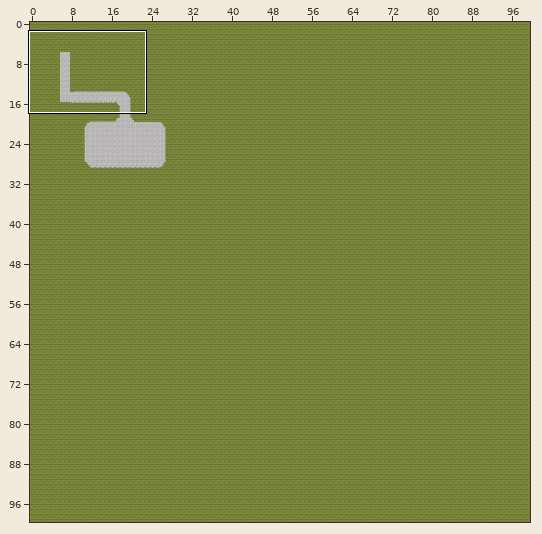
Two versions of a level (Tiled map (JSON), public/tilemaps/maps/magecity.json). Above: a wide view before the commit, with the close-up outlined.
Close-up. The starting point:
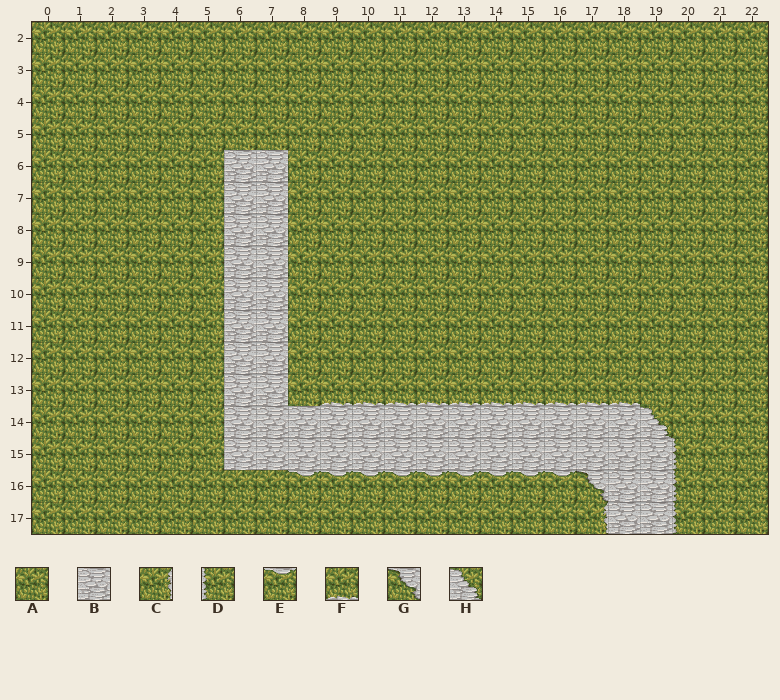
Cells are 32x32 px. Shown: x 0..22, y 2..17.
Key: from "Mage City": A 0, B 1, C 211, D 219, E 227, F 235, G 236, H 239.
_ is an empty cell.
Layer "background" before, first column x 0:
 2 AAAAAAAAAAAAAAAAAAAAAAA
 3 AAAAAAAAAAAAAAAAAAAAAAA
 4 AAAAAAAAAAAAAAAAAAAAAAA
 5 AAAAAAAAAAAAAAAAAAAAAAA
 6 AAAAAABBAAAAAAAAAAAAAAA
 7 AAAAAABBAAAAAAAAAAAAAAA
 8 AAAAAABBAAAAAAAAAAAAAAA
 9 AAAAAABBAAAAAAAAAAAAAAA
10 AAAAAABBAAAAAAAAAAAAAAA
11 AAAAAABBAAAAAAAAAAAAAAA
12 AAAAAABBAAAAAAAAAAAAAAA
13 AAAAAABBAFFFFFFFFFFAAAA
14 AAAAAABBBBBBBBBBBBBHAAA
15 AAAAAABBBBBBBBBBBBBBDAA
16 AAAAAAAAEEEEEEEEEGBBDAA
17 AAAAAAAAAAAAAAAAACBBDAA
Once edited:
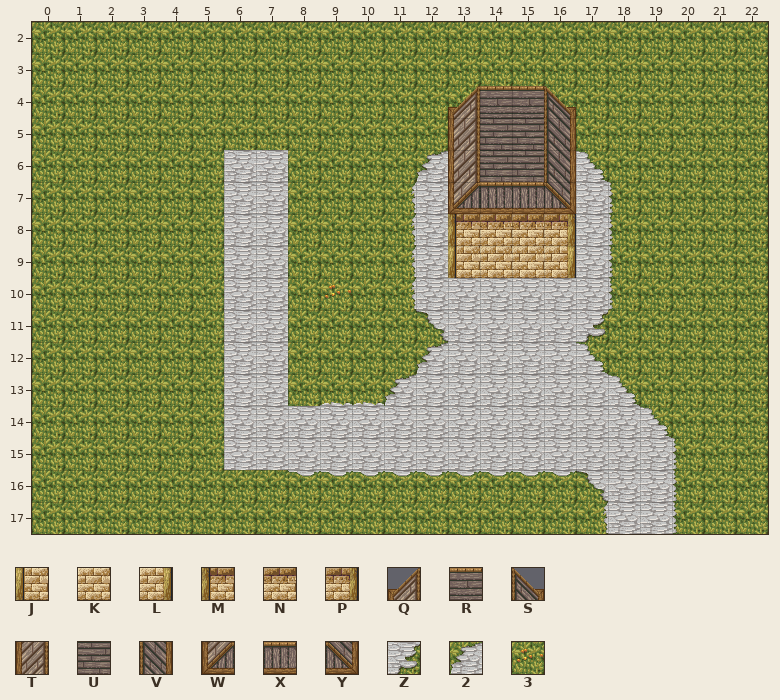
Further tiles: from "Mage City": J 32, K 33, L 34, M 35, N 36, P 37, Q 184, R 185, S 186, T 192, U 193, V 194, W 200, X 201, Y 202, Z 237, 2 238, 3 292.
Tiles of an added or newly shown layer are drawn over the layers below it.
What changed:
Layer "background":
Tile A gives way to one hidden under a higher layer in rows 6 to 9 at x 13 to 16.
The author changed tile A to tile 2 in row 6 at x 12; in row 12 at x 12.
The author changed tile F to tile 2 in row 13 at x 11.
The author changed tile A to tile 3 in row 10 at x 9.
The author changed tile A to tile B in rows 7 to 9 at x 12 and 17; in row 10 at x 12 to 17; in rows 11 to 12 at x 13 to 16.
The author changed tile F to tile B in row 13 at x 12 to 17.
The author changed tile A to tile C in rows 7 to 10 at x 11.
The author changed tile A to tile D in rows 7 to 10 at x 18.
The author changed tile A to tile G in row 11 at x 12.
The author changed tile A to tile H in row 6 at x 17; in row 12 at x 17.
The author changed tile F to tile H in row 13 at x 18.
The author changed tile A to tile Z in row 11 at x 17.
Layer "houses" (now shown):
Tile J now appears in row 9 at x 13.
Tile K now appears in row 9 at x 14 to 15.
Tile L now appears in row 9 at x 16.
Tile M now appears in row 8 at x 13.
Tile N now appears in row 8 at x 14 to 15.
Tile P now appears in row 8 at x 16.
Tile Q now appears in row 4 at x 13.
Tile R now appears in row 4 at x 14 to 15.
Tile S now appears in row 4 at x 16.
Tile T now appears in rows 5 to 6 at x 13.
Tile U now appears in rows 5 to 6 at x 14 to 15.
Tile V now appears in rows 5 to 6 at x 16.
Tile W now appears in row 7 at x 13.
Tile X now appears in row 7 at x 14 to 15.
Tile Y now appears in row 7 at x 16.
Boxes around the changes in both close-ups, in picture pixels (x1, y1, x2, y2):
changed: (384, 86, 640, 406)
changed: (325, 285, 351, 298)
